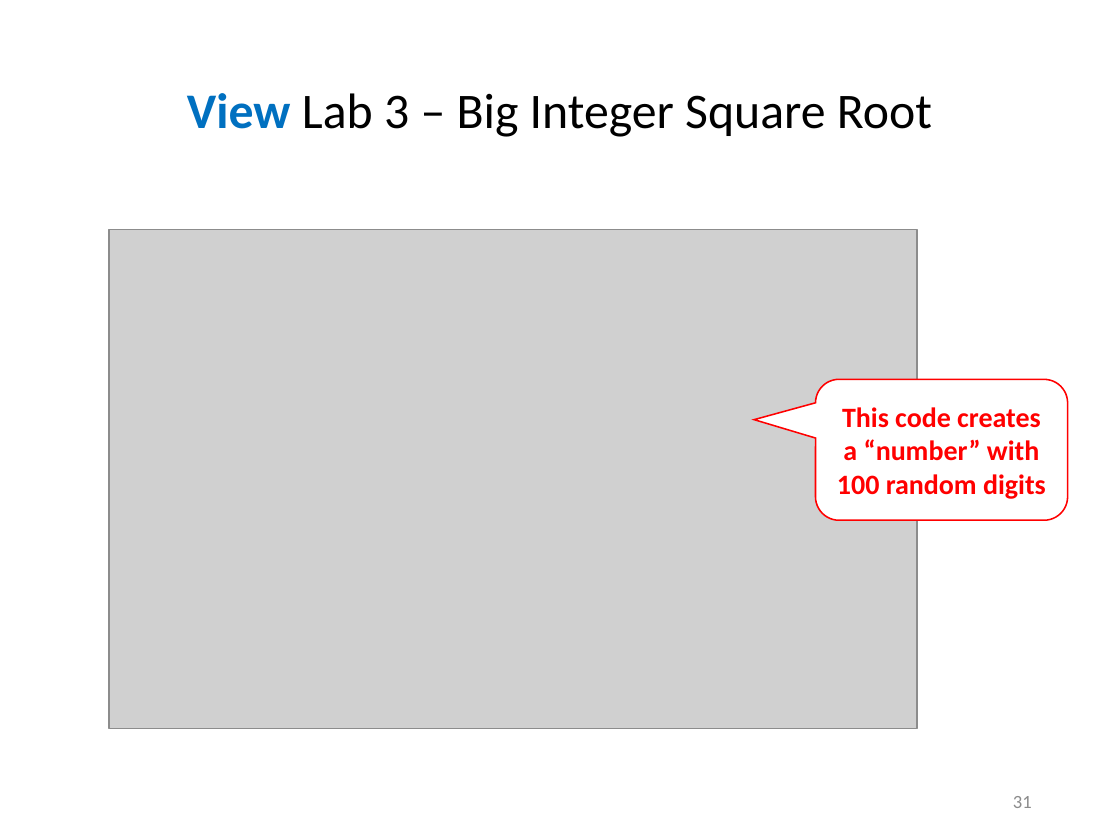
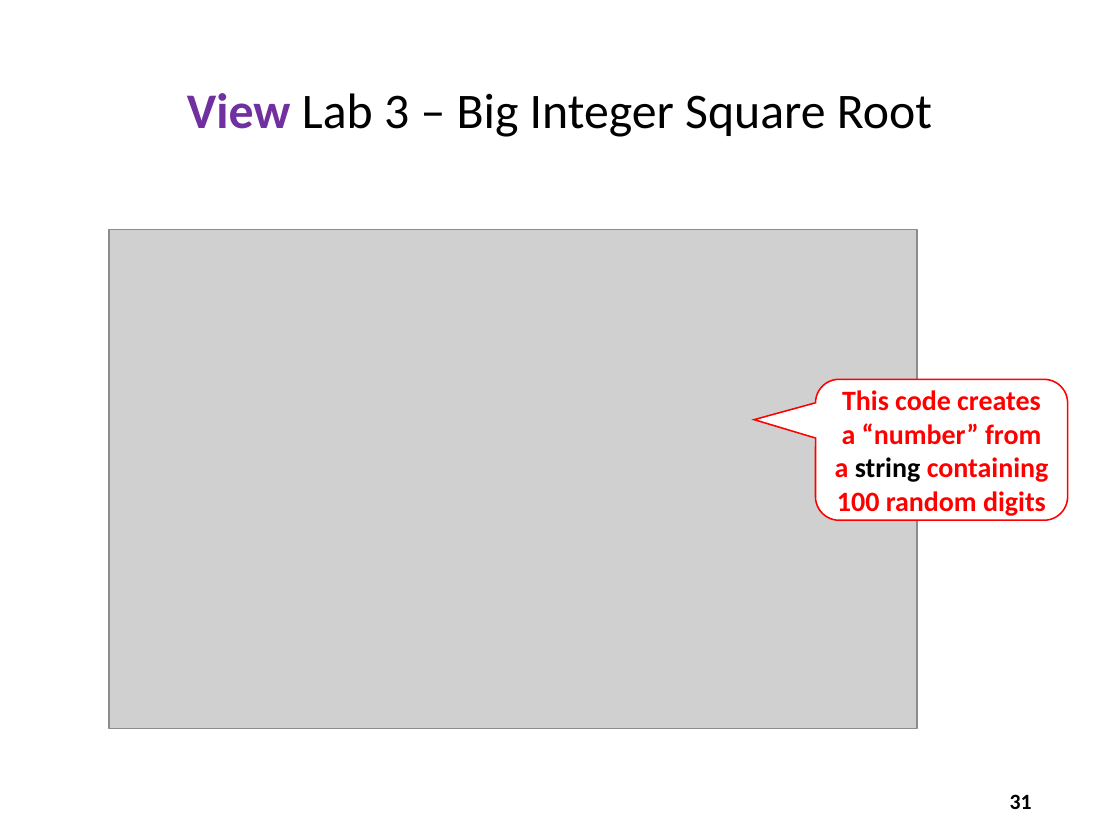
Before and after one commit to dbiersach/scicomp301-cpp-linux, a slide deck: slide 31 of session03/Session 03 - Loops, Conditionals, Modulus.pptx. Drawn at 1120x840 pixels with LibreOffice and Linux fonts; fonts in the diff are those of the drawing; grey boxes stand for pictures. Boxes give left, top, right and bottom in pixels: in the first picture for what was removed or moved away, otherwise in the second. Text is boxed around its words. In the diff, an @@ line names an element or a change of style, - is before the commit and + after.

```diff
--- a/session03/Session 03 - Loops, Conditionals, Modulus.pptx
+++ b/session03/Session 03 - Loops, Conditionals, Modulus.pptx
@@ title "View Lab 3 – Big ..." at bbox=[187, 93, 932, 137]: text colour #0070C0 to #7030A0 in "View" @@
@@ text in rounded speech box at bbox=[835, 390, 1049, 516]: text changed @@
-This code creates a “number” with 100 random digits
+This code creates a “number” from a string containing 100 random digits
@@ page number at bbox=[1010, 794, 1032, 809]: size 12 to 14 pt, text colour #8C8C8C to #000000, bold on @@
```
Also in this commit, not shown: 36 other slides changed, 7 slides added, 1 other file.
